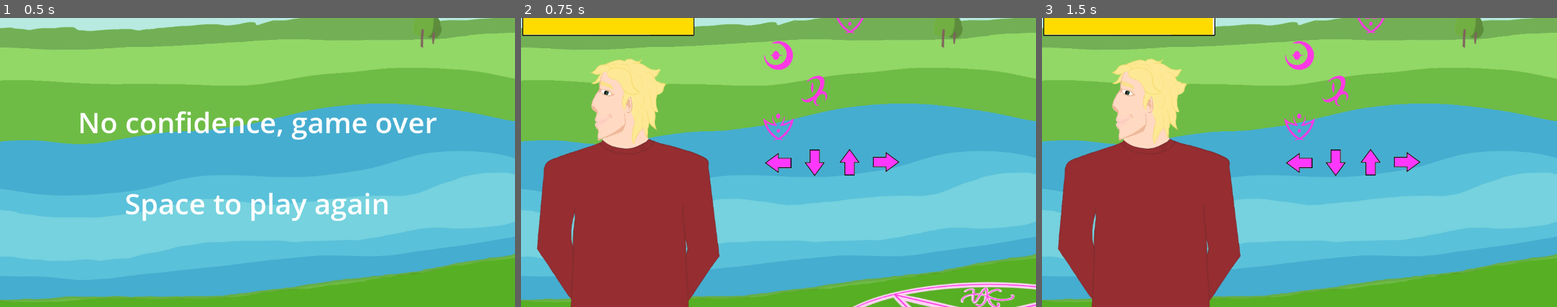
Above: before the commit, frames 1-3 (left to right).
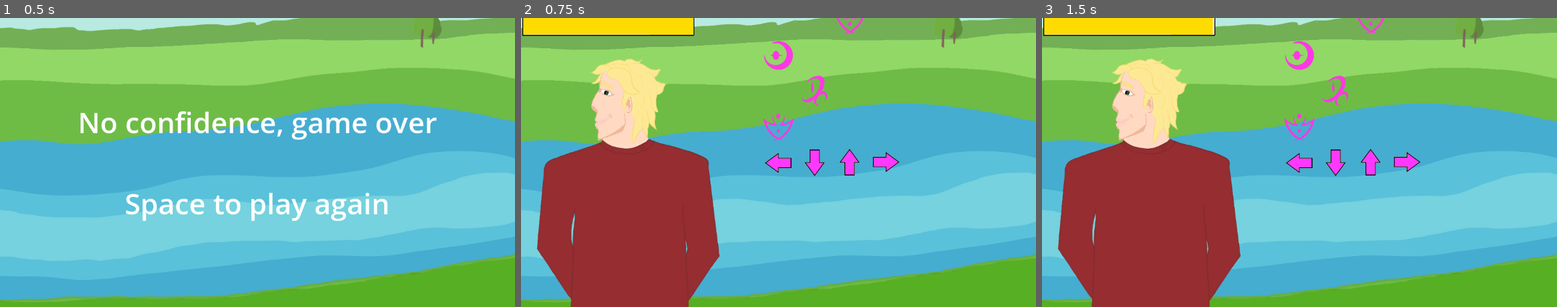
Above: after the commit, the same moments.

Repository: ljweeks/LD55
Game: Godot game, scene res://end.tscn
Same seed, same stepped clock (60 frames per second), same inputs: the game is played once before the commit and once after it. This scene is started directly instead of the project's main scene. The engine's default icon, where the game draws it, is replaced by a stand-in: a white triangle on a blue panel in a dark square.
Inputs:
- Up to frame 1 (0.5 s): no input
- Up to frame 2 (0.75 s): tap Enter at 0.5 s; hold Up (up) from 0.53 s (still down); hold Space (look) from 0.53 s (still down)
- Up to frame 3 (1.5 s): keep holding Up (up); release Space (look) at 1.28 s; tap Space (look) at 1.35 s

Frame 1 is identical in both runs. In frame 2, 1.3% of the frame differs, in the area x 64-100%, y 91-100%; in frame 3, nothing differs.

Commit message:
added songs

Diff:
--- /dev/null
+++ b/default_bus_layout.tres
@@ -0,0 +1,9 @@
+[gd_resource type="AudioBusLayout" format=3 uid="uid://cr8qimjawsmcy"]
+
+[resource]
+bus/1/name = &"Music"
+bus/1/solo = false
+bus/1/mute = false
+bus/1/bypass_fx = false
+bus/1/volume_db = 0.0
+bus/1/send = &"Master"
--- a/main.gd
+++ b/main.gd
@@ -27,6 +27,10 @@
 
 # Called when the node enters the scene tree for the first time.
 func _ready():
+	$lovesong.play()
+	$summonsong.play()
+	$summonsong.set_stream_paused(true)
+	$circle.visible = false
 	state = "look"
 	$love.value = 100
 	$confidence.value = 100
@@ -92,12 +96,16 @@
 	if Input.is_action_just_pressed("look"):
 		$guy.set_texture(guy_right)
 		$circle.visible = true
+		$lovesong.set_stream_paused(true)
+		$summonsong.set_stream_paused(false)
 		guy_state = "away"
 		#swap guy sprite
 	if Input.is_action_just_released("look"):
 		guy_state = "look"
 		$guy.set_texture(guy_left)
 		$circle.visible = false
+		$lovesong.set_stream_paused(false)
+		$summonsong.set_stream_paused(true)
 
 	#guy look fill
 	if guy_state == "away" and tick < 0:
--- a/main.tscn
+++ b/main.tscn
@@ -11,7 +11,9 @@
 [ext_resource type="Texture2D" uid="uid://c0vxmqjtblbup" path="res://assets/people and bench.png" id="9_ng34m"]
 [ext_resource type="Texture2D" uid="uid://vdtxwfwitfh3" path="res://assets/love_bar.png" id="10_cf3c8"]
 [ext_resource type="Texture2D" uid="uid://cscv8jkf58eee" path="res://assets/confidence_bar.png" id="11_fummb"]
+[ext_resource type="AudioStream" uid="uid://c7cj15468p84h" path="res://assets/lovesong.wav" id="12_btx5p"]
 [ext_resource type="Texture2D" uid="uid://dwl6x76mts1rv" path="res://assets/summoncircle.png" id="12_g4k5c"]
+[ext_resource type="AudioStream" uid="uid://dqhppei3dagct" path="res://assets/summonsong.wav" id="14_aejxv"]
 
 [sub_resource type="Curve" id="Curve_jav6t"]
 _data = [Vector2(0, 0.768421), 0.0, 0.0, 0, 0, Vector2(0.637363, 0.778947), 0.0, 0.0, 0, 0, Vector2(0.868132, 0.505263), 0.0, 0.0, 0, 0]
@@ -106,10 +108,14 @@
 texture_progress = ExtResource("11_fummb")
 texture_progress_offset = Vector2(2, 2)
 
-[node name="AudioStreamPlayer" type="AudioStreamPlayer" parent="."]
-autoplay = true
+[node name="lovesong" type="AudioStreamPlayer" parent="."]
+stream = ExtResource("12_btx5p")
 
 [node name="circle" type="Sprite2D" parent="."]
 position = Vector2(480, 380)
 scale = Vector2(1.5, 1)
 texture = ExtResource("12_g4k5c")
+
+[node name="summonsong" type="AudioStreamPlayer" parent="."]
+stream = ExtResource("14_aejxv")
+bus = &"Music"
--- a/project.godot
+++ b/project.godot
@@ -38,7 +38,7 @@
 right={
 "deadzone": 0.5,
 "events": [Object(InputEventKey,"resource_local_to_scene":false,"resource_name":"","device":-1,"window_id":0,"alt_press …(182 unchanged characters)…
-, Object(InputEventKey,"resource_local_to_scene":false,"resource_name":"","device":-1,"window_id":0,"alt_pressed":false,"shift_pressed":false,"ctrl_pressed":false,"meta_pressed":false,"pressed":false,"keycode":0,"physical_keycode":70,"key_label":0,"unicode":102,"echo":false,"script":null)
+, Object(InputEventKey,"resource_local_to_scene":false,"resource_name":"","device":-1,"window_id":0,"alt_pressed":false,"shift_pressed":false,"ctrl_pressed":false,"meta_pressed":false,"pressed":false,"keycode":0,"physical_keycode":68,"key_label":0,"unicode":100,"echo":false,"script":null)
 ]
 }
 look={
Not shown, added: assets/lovesong.wav.import
Not shown, added: assets/summonsong.wav.import
Not shown: 1 places in main.tscn that only renumber resources
Not shown, added: assets/lovesong.wav
Not shown, added: assets/summonsong.wav
